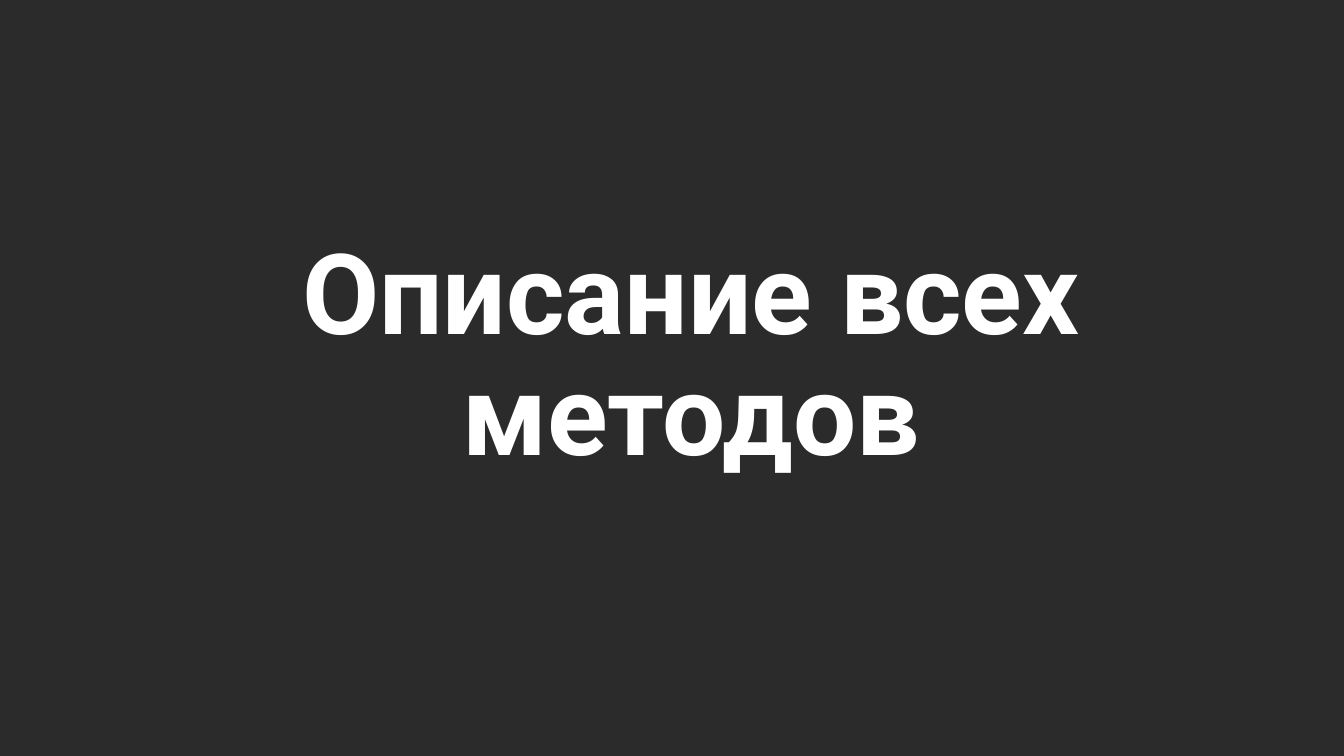
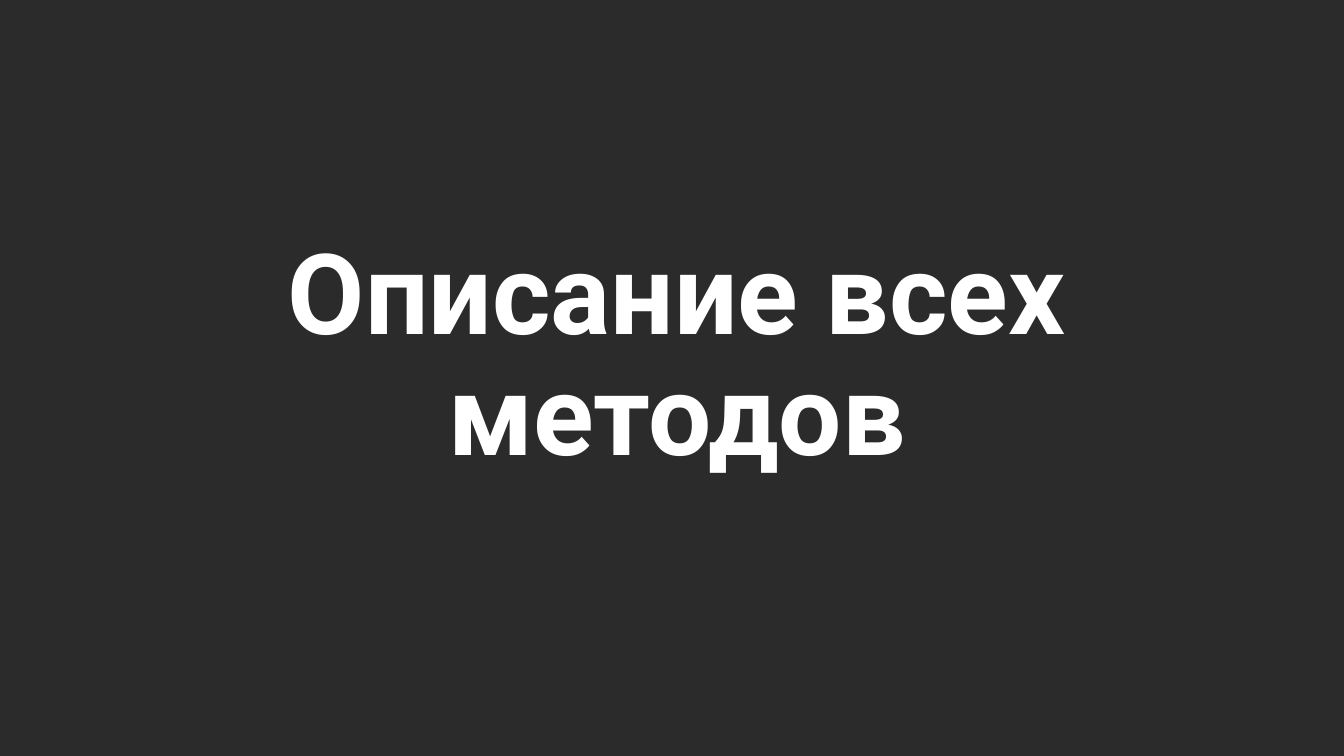
Before and after one commit to NilovPavel/LessonsLinq, a slide deck: slide 35 of LinqOperators.pptx. Drawn at 1344x756 pixels with LibreOffice and Linux fonts; fonts in the diff are those of the drawing; background and template pictures are left out; a plain dark background stands for a picture behind light text. Boxes give left, top, right and bottom in pixels: in the first picture for what was removed or moved away, otherwise in the second. Text is boxed around its words. In the diff, an @@ line names an element or a change of style, - is before the commit and + after.

```diff
--- a/LinqOperators.pptx
+++ b/LinqOperators.pptx
@@ title "Описание всех методов": place and size @@
-title "Описание всех методов" at box(302, 253, 1079, 473)
+title "Описание всех методов" at box(288, 253, 1065, 473)
```
Also in this commit, not shown: 1 other slide changed, 1 other file.
